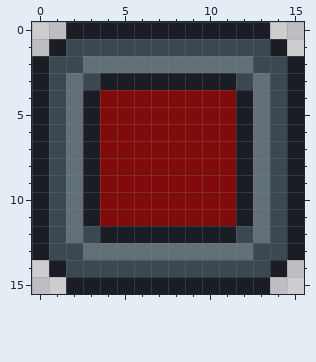
A pixel-art file gets an edit: Assets/Dossiers Personnels/Zachary/Assets/Lifebar_Proto16.aseprite. Above is the file before it was changed.
16x16 pixels, 1 frame.
After:
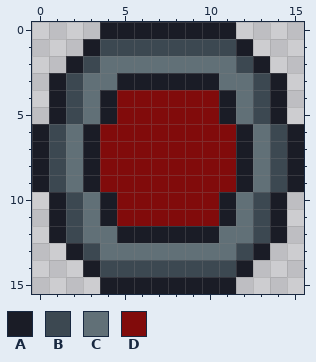
Palette (. is transparent): A #1a1c26  B #3c4851  C #617077  D #810b0b
Change:
Layer "Bar":
Colour B gives way to colour A in row 1 at x 3 and 12; in row 2 at x 2 and 13; in rows 3 to 5 at x 1 and 14; in rows 10 to 12 at x 1 and 14; in row 13 at x 2 and 13; in row 14 at x 3 and 12.
Colour D gives way to colour A in rows 4 to 5 at x 4 and 11; in rows 10 to 11 at x 4 and 11.
Colour C gives way to colour B in row 2 at x 3 and 12; in rows 3 to 5 at x 2 and 13; in rows 10 to 12 at x 2 and 13; in row 13 at x 3 and 12.
Colour A gives way to colour C in row 3 at x 4 and 11; in rows 4 to 5 at x 3 and 12; in rows 10 to 11 at x 3 and 12; in row 12 at x 4 and 11.
Colour B gives way to colour C in row 3 at x 3 and 12; in row 12 at x 3 and 12.
Colour A is removed in row 0 at x 2 to 3 and 12 to 13; in row 1 at x 1 and 14; in rows 2 to 5 at x 0 and 15; in rows 10 to 13 at x 0 and 15; in row 14 at x 1 and 14; in row 15 at x 2 to 3 and 12 to 13.
Colour B is removed in row 1 at x 2 and 13; in row 2 at x 1 and 14; in row 13 at x 1 and 14; in row 14 at x 2 and 13.
